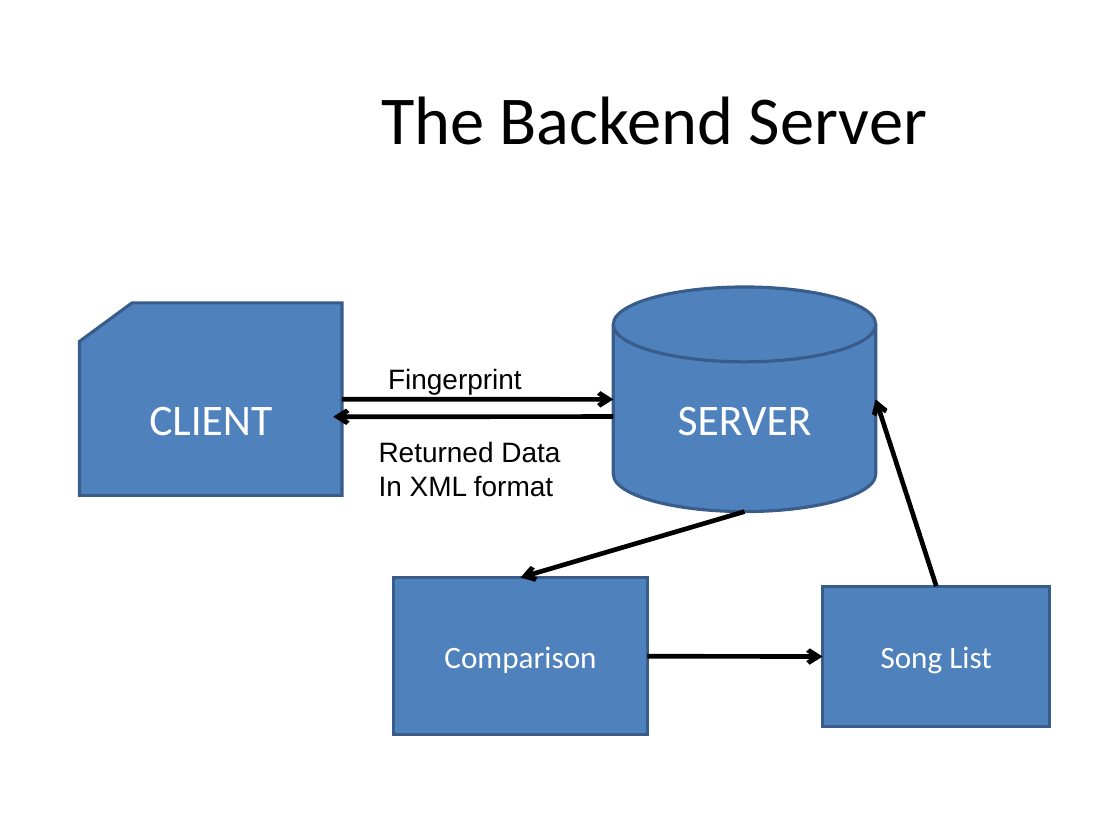
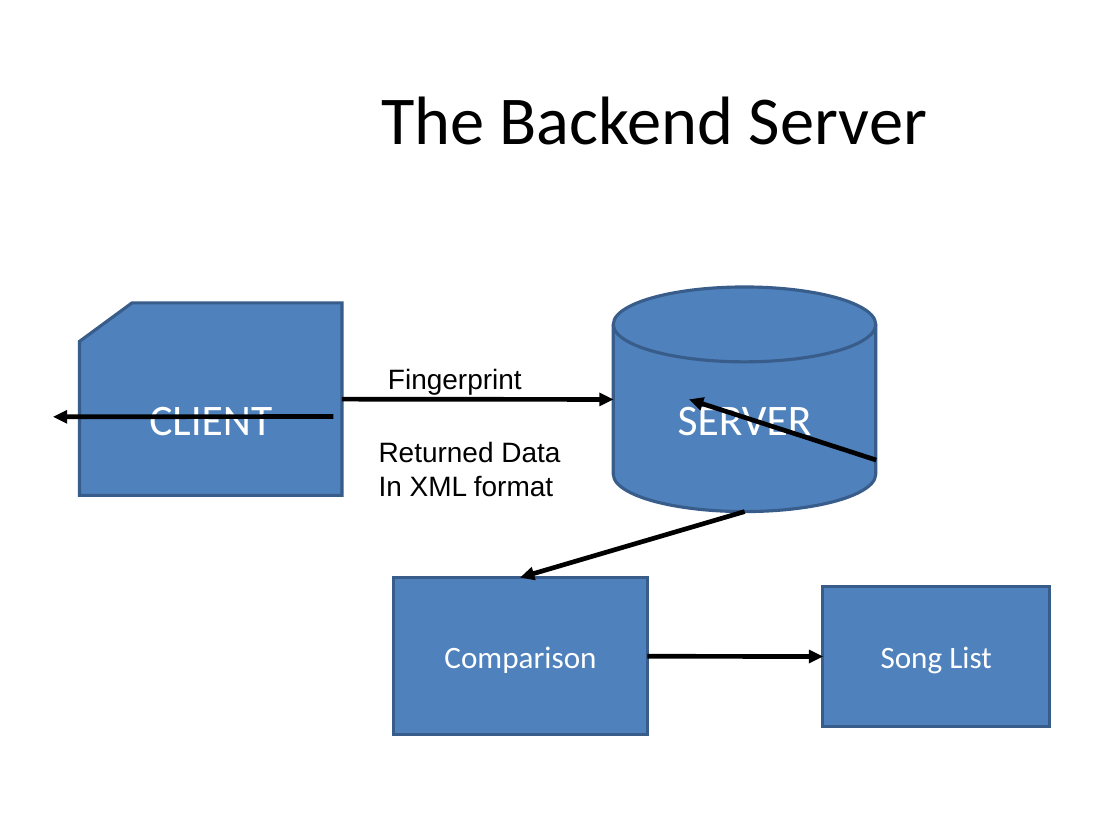
Before and after one commit to master20151121/mmoments, a slide deck: slide 14 of Mobile Musical Moments.ppt. Drawn at 1120x840 pixels with LibreOffice and Linux fonts; fonts in the diff are those of the drawing; background and template pictures are left out. Boxes give left, top, right and bottom in pixels: in the first picture for what was removed or moved away, otherwise in the second. Text is boxed around its words. In the diff, an @@ line names an element or a change of style, - is before the commit and + after.

```diff
--- a/Mobile Musical Moments.ppt
+++ b/Mobile Musical Moments.ppt
@@ arrow moved from (614, 417) - (334, 417) to (334, 417) - (54, 417) @@
@@ arrow (334, 417) - (54, 417): arrowheads changed @@
@@ arrow added from (876, 460) to (689, 400), #000000 3 pt @@
@@ arrow removed from (936, 586) to (876, 400) @@
@@ arrow (745, 512) - (521, 578): arrowheads changed @@
```
Also in this commit, not shown: 9 other slides changed, 1 slide added.
